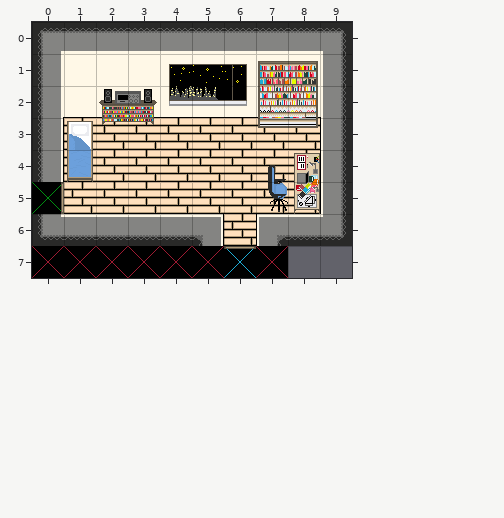
Level history. Tiled map: Zold/Zold/Content/graphic/locations/MainRoom/MainRoom.tmx. The picture above was drawn from the file before the commit.
Cells are 32x32 px. Shown: x 0..9, y 0..7.
The same view after the edit:
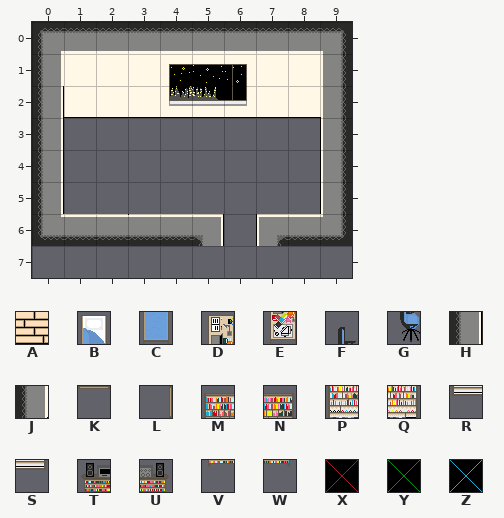
Key: from "mainRoom2": A 0 turned 270, B 1, C 2, D 3, E 4, F 5, G 6, H 8 turned 90, J 10 flipped on the other diagonal, K 25, L 25 turned 90, M 26, N 27, P 28, Q 29, R 30, S 30 flipped left-right, T 31, U 32, V 33, W 34, X 35, Y 42, Z 43.
_ is an empty cell, # one hidden under a higher layer.
Changes in this commit:
Layer "Kolizje" (now hidden):
y 3: x 1 # -> _
y 4: x 1 # -> _; x 8 # -> _
y 5: x 7..8 ## -> __
y 7: x 0..7 XXXXXX#X -> ________
Layer "Interakcje" (now hidden):
y 3: x 1 # -> _
y 4: x 1 # -> _; x 8 # -> _
y 5: x 0 Y -> _
y 7: x 6 # -> _
Layer "Teleport" (now hidden):
y 7: x 6 Z -> _
Layer "Podloga" (now hidden):
y 3..5: x 1..8 AAAAAAAA -> ________
y 6: x 6 A -> _
Layer "Sciany":
y 2: x 0 J -> H
y 5: x 0 _ -> H
Layer "Meble" (now hidden):
y 1: x 7..8 MN -> __
y 2: x 2..3 TU -> __; x 7..8 PQ -> __
y 3: x 1..3 BVW -> ___; x 7..8 RS -> __
y 4: x 1 C -> _; x 7..8 FD -> __
y 5: x 0 L -> _; x 7..8 GE -> __
y 7: x 6 K -> _
Changed places in both pictures, as pixel boxes (x1, y1, x2, y2):
changed: (32, 61, 320, 278)
